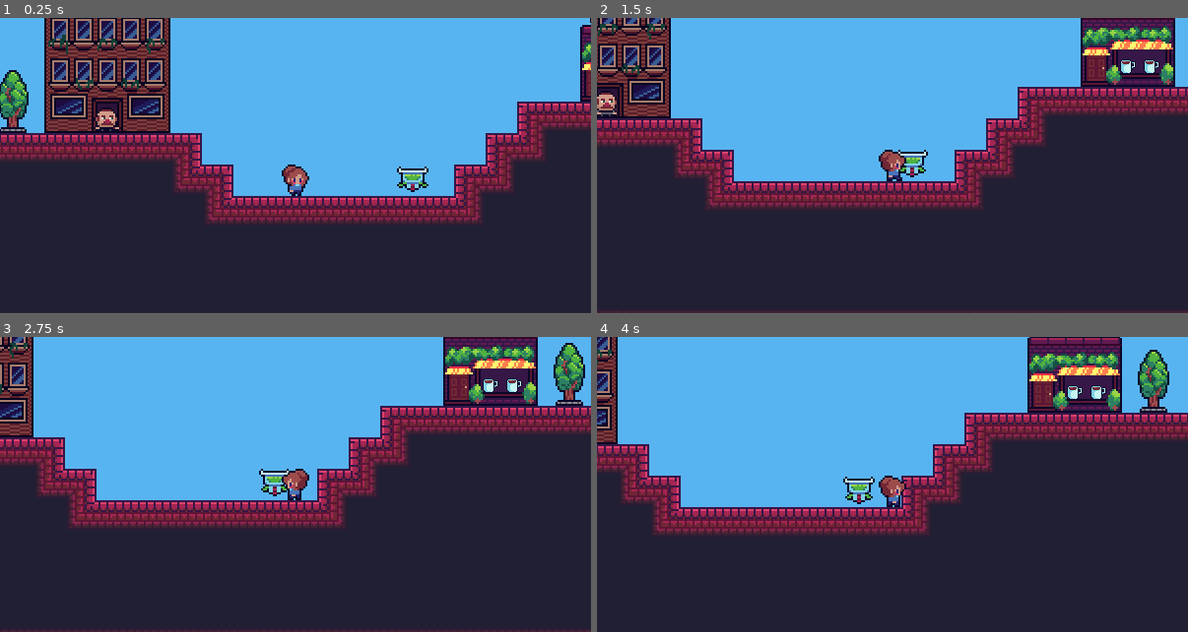
Above: before the commit, frames 1-4 (two rows, left to right).
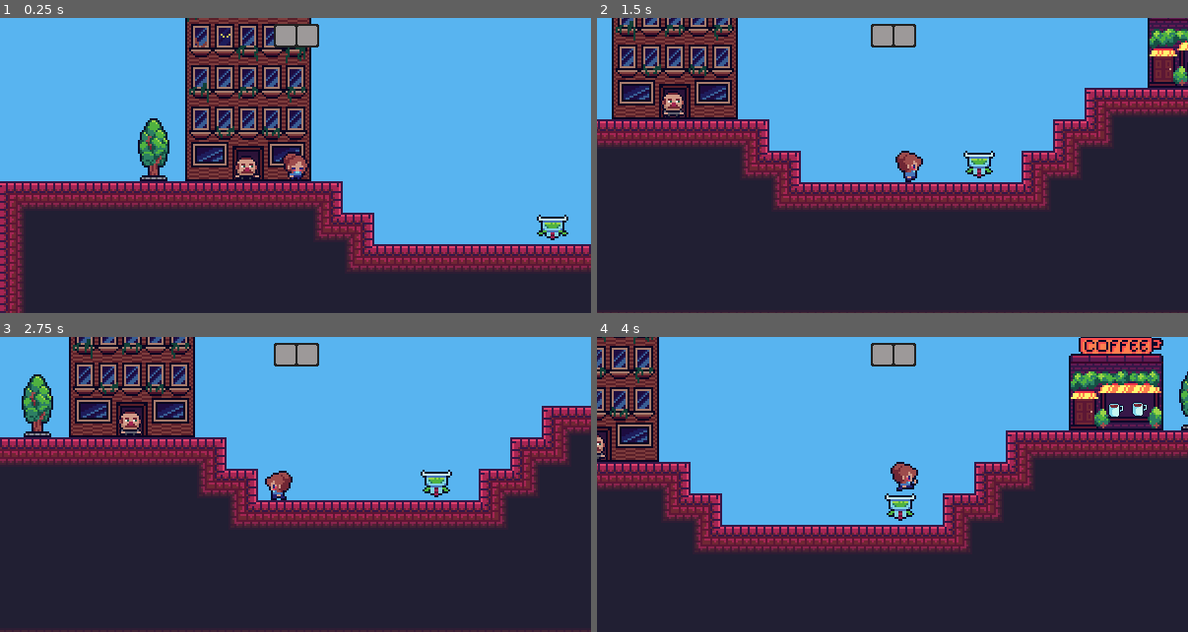
Above: after the commit, the same moments.

Repository: SusieValdez/Instant-Coffee
Game: Godot game, scene res://levels/Level 1.tscn
Same seed, same stepped clock (60 frames per second), same inputs: the game is played once before the commit and once after it.
Inputs:
- Up to frame 1 (0.25 s): no input
- Up to frame 2 (1.5 s): hold D (right) from 0.53 s (still down); tap E (interact) at 0.6, 1.35 s; tap W (jump) at 0.77 s
- Up to frame 3 (2.75 s): tap W (jump) at 1.52 s; release D (right) at 2.03 s; hold A (left) from 2.03 s (still down); tap E (interact) at 2.1 s
- Up to frame 4 (4 s): release A (left) at 2.78 s; hold D (right) from 2.78 s (still down); tap E (interact) at 2.85, 3.6 s; tap W (jump) at 3.02, 3.77 s

The runs differ from the first frame. In frame 1, 49% of the frame differs, in the area x 0-100%, y 0-100%; in frame 2, 26%; in frame 3, 38%; in frame 4, 30%.

Commit message:
add inventory system for Meg

Diff:
--- a/buildings/HotCoffeeShop/HotCoffeeShop.gd
+++ b/buildings/HotCoffeeShop/HotCoffeeShop.gd
@@ -42,7 +42,8 @@
 func _on_InteractZone_body_exited(body):
 	body.stop_interacting_with(self)
 
-func interact_with(_body):
+func interact_with(body):
 	var selected_item = get_selected_item()
 	if selected_item != null:
-		selected_item.queue_free() # Replace with add to inventory
+		body.add_item_to_inventory(selected_item.duplicate())
+		selected_item.queue_free()
--- a/entities/Ben/Ben.gd
+++ b/entities/Ben/Ben.gd
@@ -4,3 +4,15 @@
 
 func _ready():
 	animationPlayer.play("Idle")
+
+
+func _on_Area2D_body_entered(body):
+	if body is Player or body is BUTLER:
+		body.start_interacting_with(self)
+
+func _on_Area2D_body_exited(body):
+	if body is Player or body is BUTLER:
+		body.stop_interacting_with(self)
+
+func interact_with(body):
+	body.clear_inventory()
--- a/entities/Ben/Ben.tscn
+++ b/entities/Ben/Ben.tscn
@@ -23,6 +23,9 @@
 [sub_resource type="RectangleShape2D" id=2]
 extents = Vector2( 4.54185, 5.52378 )
 
+[sub_resource type="RectangleShape2D" id=5]
+extents = Vector2( 18.1203, 10 )
+
 [node name="Ben" type="KinematicBody2D"]
 script = ExtResource( 2 )
 
@@ -30,6 +33,7 @@
 position = Vector2( -0.280933, -0.936441 )
 texture = ExtResource( 1 )
 hframes = 4
+frame = 3
 
 [node name="AnimationPlayer" type="AnimationPlayer" parent="."]
 anims/Idle = SubResource( 1 )
@@ -37,3 +41,12 @@
 [node name="CollisionShape2D" type="CollisionShape2D" parent="."]
 position = Vector2( 0.0936432, 0.65551 )
 shape = SubResource( 2 )
+
+[node name="Area2D" type="Area2D" parent="."]
+
+[node name="CollisionShape2D" type="CollisionShape2D" parent="Area2D"]
+position = Vector2( 0.187286, -3.27755 )
+shape = SubResource( 5 )
+
+[connection signal="body_entered" from="Area2D" to="." method="_on_Area2D_body_entered"]
+[connection signal="body_exited" from="Area2D" to="." method="_on_Area2D_body_exited"]
--- a/entities/player/Player.gd
+++ b/entities/player/Player.gd
@@ -10,6 +10,7 @@
 
 var velocity = Vector2.ZERO
 var interactable = null
+var inventory = []
 
 onready var animationPlayer = $AnimationPlayer
 onready var sprite = $Sprite
@@ -57,5 +58,14 @@
 func start_interacting_with(body):
 	interactable = body
 
-func stop_interacting_with(body):
+func stop_interacting_with(_body):
 	interactable = null
+
+func add_item_to_inventory(item):
+	inventory.push_back(item)
+
+func clear_inventory():
+	inventory.clear()
+
+func get_inventory_size():
+	return inventory.size()
--- a/levels/Level 1.tscn
+++ b/levels/Level 1.tscn
@@ -6,6 +6,7 @@
 [ext_resource path="res://buildings/HotCoffeeShop/HotCoffeeShop.tscn" type="PackedScene" id=4]
 [ext_resource path="res://assets/officeEdited.png" type="Texture" id=5]
 [ext_resource path="res://entities/Ben/Ben.tscn" type="PackedScene" id=6]
+[ext_resource path="res://ui/Inventory/Inventory.tscn" type="PackedScene" id=7]
 [ext_resource path="res://entities/Ben/Ben.gd" type="Script" id=8]
 [ext_resource path="res://assets/tree-long.png" type="Texture" id=9]
 
@@ -41,7 +42,11 @@
 position = Vector2( -65.1028, -23.2911 )
 
 [node name="Player" parent="." instance=ExtResource( 2 )]
-position = Vector2( 31.3036, -15.3115 )
+position = Vector2( -40, -24 )
+
+[node name="HUD" type="CanvasLayer" parent="."]
+
+[node name="Inventory" parent="HUD" instance=ExtResource( 7 )]
 
 [editable path="BUTLER"]
 [editable path="Ben"]
--- /dev/null
+++ b/ui/Inventory/Inventory.gd
@@ -0,0 +1,12 @@
+extends Panel
+
+
+func _process(_delta):
+	var inventory = get_node("../../Player").inventory
+	for i in 2:
+		var texture
+		if i < inventory.size():
+			texture = inventory[i].texture
+		else:
+			texture = null
+		get_node("ItemSlot" + str(i + 1)).get_node("TextureRect").texture = texture
--- /dev/null
+++ b/ui/Inventory/Inventory.tscn
@@ -0,0 +1,82 @@
+[gd_scene load_steps=5 format=2]
+
+[ext_resource path="res://ui/Inventory/Inventory.gd" type="Script" id=1]
+
+[sub_resource type="StyleBoxFlat" id=1]
+bg_color = Color( 0.137255, 0.137255, 0.137255, 1 )
+corner_radius_top_left = 1
+corner_radius_top_right = 1
+corner_radius_bottom_right = 1
+corner_radius_bottom_left = 1
+anti_aliasing = false
+
+[sub_resource type="StyleBoxFlat" id=2]
+bg_color = Color( 0.619608, 0.603922, 0.603922, 1 )
+corner_radius_top_left = 1
+corner_radius_top_right = 1
+corner_radius_bottom_right = 1
+corner_radius_bottom_left = 1
+anti_aliasing = false
+
+[sub_resource type="StyleBoxFlat" id=3]
+bg_color = Color( 0.619608, 0.603922, 0.603922, 1 )
+corner_radius_top_left = 1
+corner_radius_top_right = 1
+corner_radius_bottom_right = 1
+corner_radius_bottom_left = 1
+anti_aliasing = false
+
+[node name="Inventory" type="Panel"]
+anchor_left = 0.5
+anchor_right = 0.5
+margin_left = -11.3014
+margin_top = 2.61555
+margin_right = 11.6986
+margin_bottom = 14.6156
+custom_styles/panel = SubResource( 1 )
+script = ExtResource( 1 )
+__meta__ = {
+"_edit_use_anchors_": false
+}
+
+[node name="ItemSlot1" type="Panel" parent="."]
+margin_left = 0.927032
+margin_top = 1.12568
+margin_right = 10.927
+margin_bottom = 11.1257
+custom_styles/panel = SubResource( 2 )
+__meta__ = {
+"_edit_use_anchors_": false
+}
+
+[node name="TextureRect" type="TextureRect" parent="ItemSlot1"]
+margin_left = 1.14841
+margin_top = 0.513664
+margin_right = 9.14841
+margin_bottom = 8.51366
+expand = true
+stretch_mode = 5
+__meta__ = {
+"_edit_use_anchors_": false
+}
+
+[node name="ItemSlot2" type="Panel" parent="."]
+margin_left = 12.1176
+margin_top = 0.794598
+margin_right = 22.1176
+margin_bottom = 10.7946
+custom_styles/panel = SubResource( 3 )
+__meta__ = {
+"_edit_use_anchors_": false
+}
+
+[node name="TextureRect" type="TextureRect" parent="ItemSlot2"]
+margin_left = 1.17969
+margin_top = 1.32433
+margin_right = 9.17969
+margin_bottom = 9.32433
+expand = true
+stretch_mode = 5
+__meta__ = {
+"_edit_use_anchors_": false
+}
Not shown: 1 places in entities/Ben/Ben.tscn that only renumber resources
Not shown: 1 places in levels/Level 1.tscn that only renumber resources
